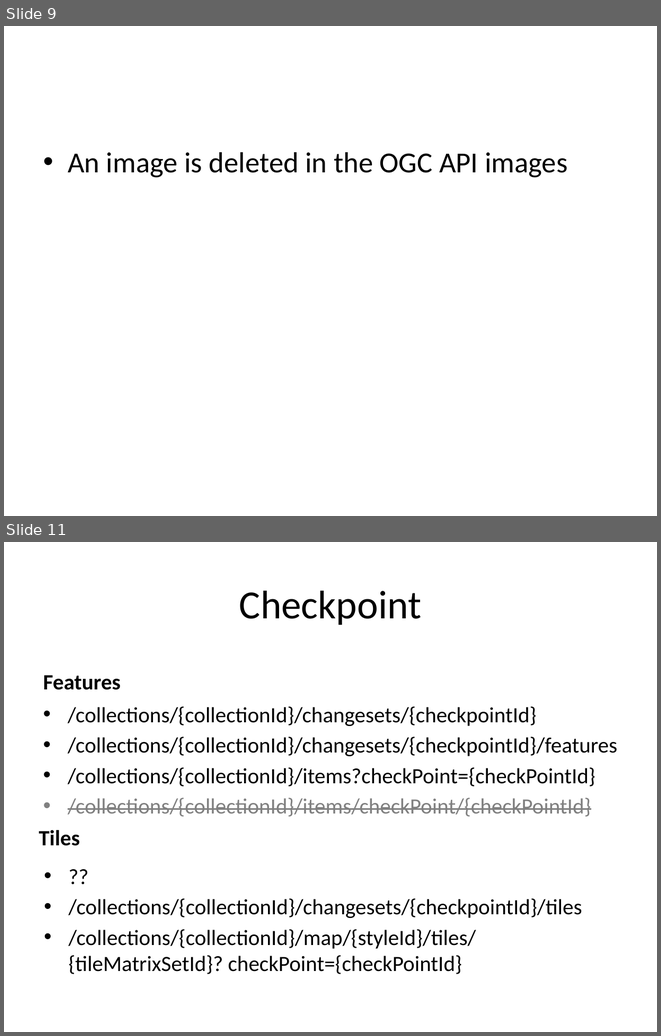
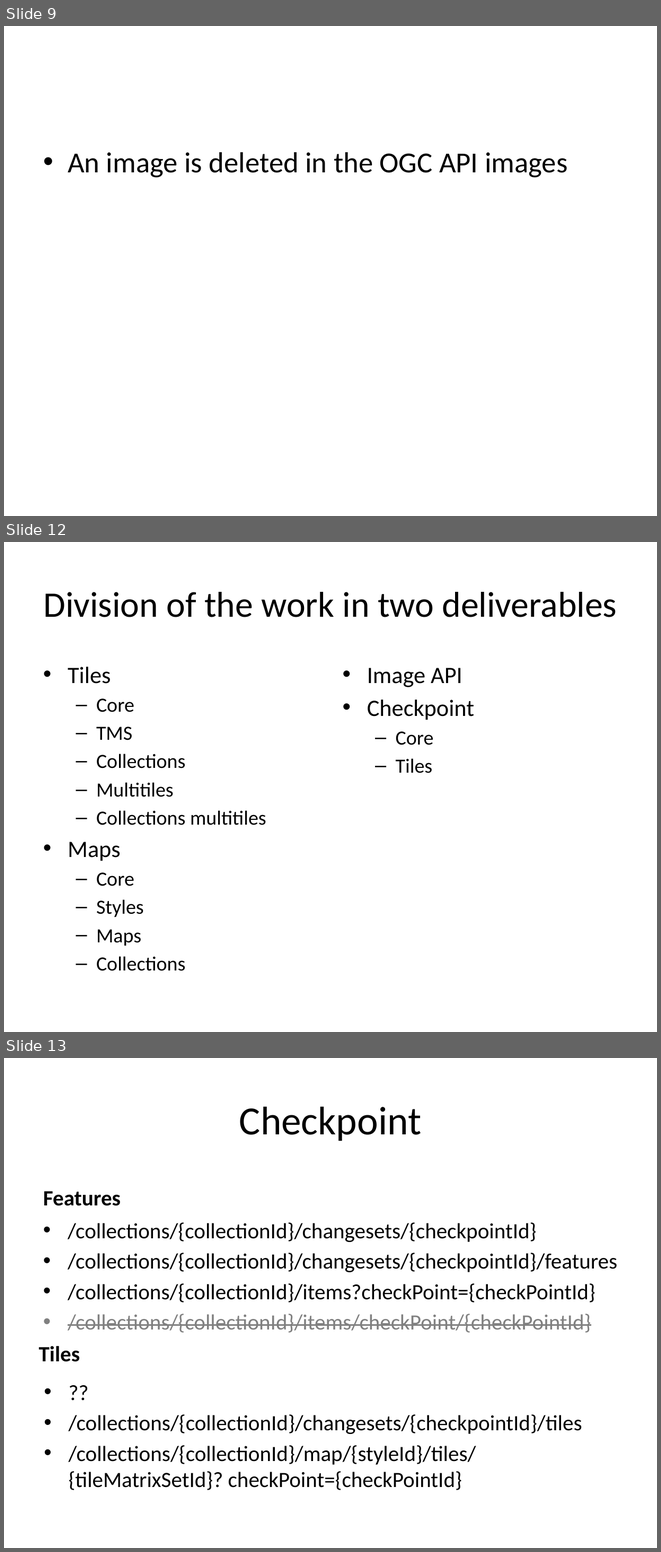
Before and after one commit to opengeospatial/ogcapi-maps, a slide deck: standard/images/diagrams.pptx. Shown one above the other, each under a label of ours: slides 9 and 11 before the commit, slides 9, 12 and 13 after it; the slides between them are not shown. The pictures are 661x1036 and 661x1552 pixels, drawn with LibreOffice and Linux fonts; fonts in the diff are those of the drawing. Boxes give left, top, right and bottom in pixels: in the first picture for what was removed or moved away, otherwise in the second. Text is boxed around its words. In the diff, an @@ line names an element or a change of style, - is before the commit and + after.

```diff
--- a/standard/images/diagrams.pptx
+++ b/standard/images/diagrams.pptx
@@ slide 12 added at box(4, 542, 657, 1032), background #FFFFFF @@
@@ title added at box(44, 592, 617, 617), 39.6 pt, text #000000 @@
+Division of the work in two deliverables
@@ text added at box(68, 667, 266, 971), 22.2 pt, text #000000 @@
+• Tiles
+  – Core
+  – TMS
+  – Collections
+  – Multitiles
+  – Collections multitiles
+• Maps
+  – Core
+  – Styles
+  – Maps
+  – Collections
@@ text added at box(367, 668, 474, 773), 25.9 pt, text #000000 @@
+• Image API
+• Checkpoint
+  – Core
+  – Tiles
@@ what was slide 11 is now slide 13 @@
```
Also in this commit, not shown: 2 other slides added, 1 slide removed, 31 other files.
